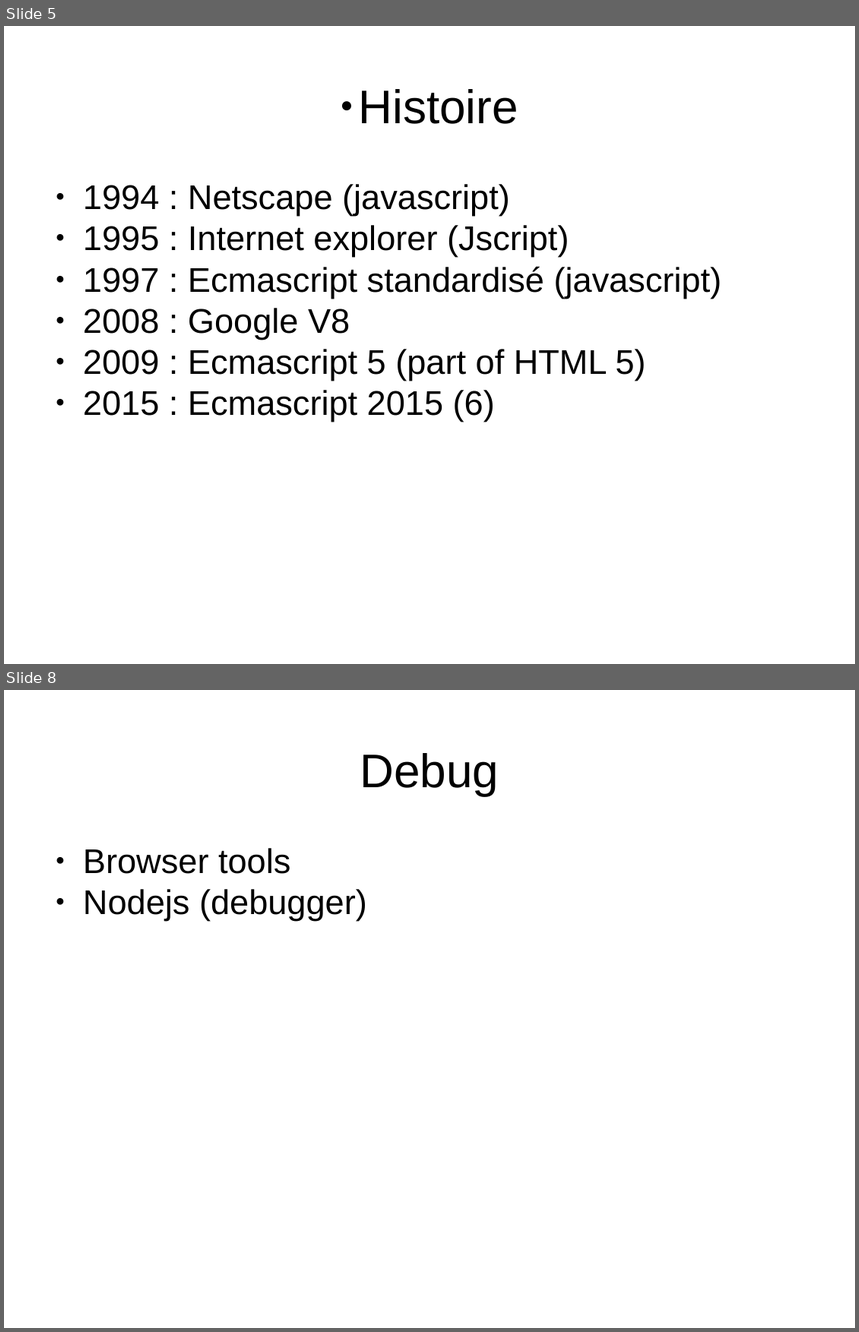
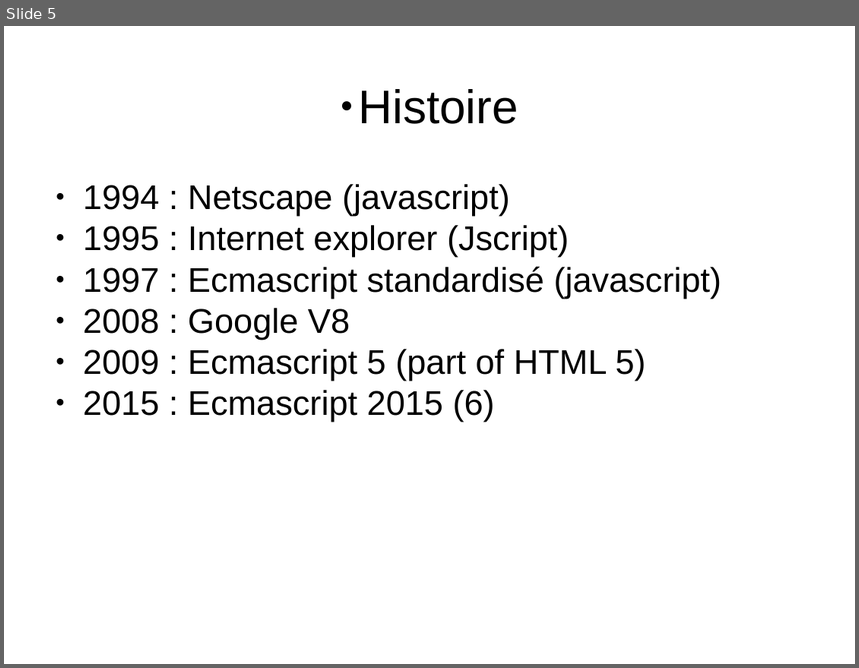
Before and after one commit to acouette/FormationJS, a slide deck: pres.pptx. Shown one above the other, each under a label of ours: slides 5 and 8 before the commit, slide 5 after it; the slides between them are not shown. The pictures are 859x1332 and 859x668 pixels, drawn with LibreOffice and Linux fonts; fonts in the diff are those of the drawing. Boxes give left, top, right and bottom in pixels: in the first picture for what was removed or moved away, otherwise in the second. Text is boxed around its words. In the diff, an @@ line names an element or a change of style, - is before the commit and + after.

```diff
--- a/pres.pptx
+++ b/pres.pptx
@@ slide 8 removed at <box>4,690,855,1328</box>, background #FFFFFF @@
@@ text removed at <box>360,753,499,796</box> @@
-Debug
@@ text removed at <box>83,848,367,921</box> @@
-● Browser tools
-● Nodejs (debugger)
```
Also in this commit, not shown: 5 slides changed, 2 slides added, 1 other slide removed, 2 other files.
